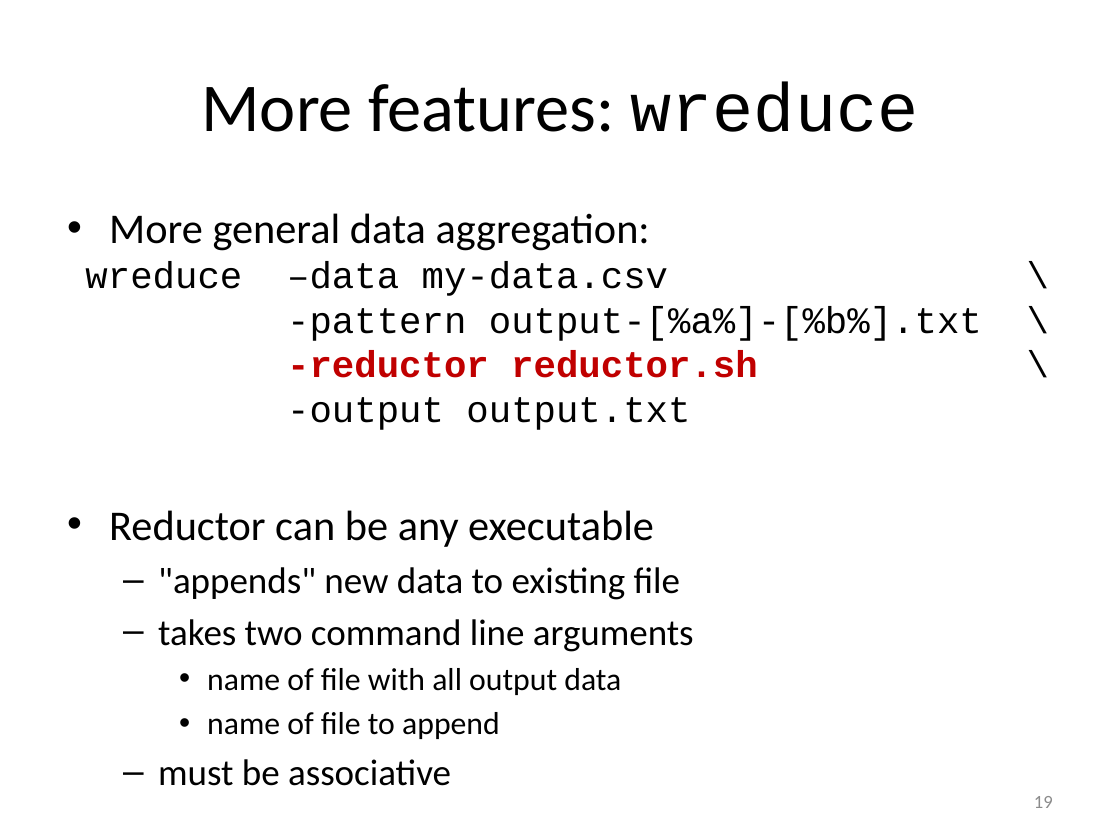
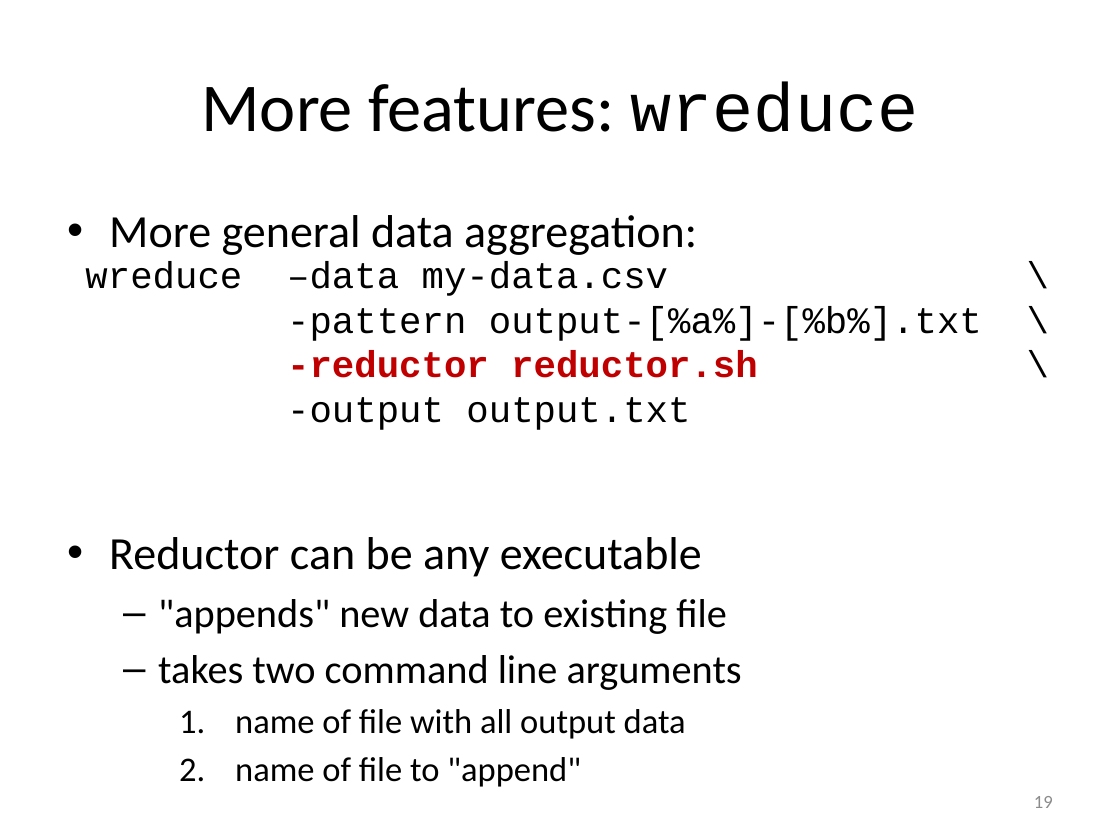
Before and after one commit to gjbex/worker, a slide deck: slide 19 of doc/worker.pptx. Drawn at 1120x840 pixels with LibreOffice and Linux fonts; fonts in the diff are those of the drawing. Boxes give left, top, right and bottom in pixels: in the first picture for what was removed or moved away, otherwise in the second. Text is boxed around its words. In the diff, an @@ line names an element or a change of style, - is before the commit and + after.

Commit message:
Add wreduce slide and example slide

```diff
--- a/doc/worker.pptx
+++ b/doc/worker.pptx
@@ text at box(109, 215, 742, 739): size 27.2 to 29.6 pt in "More general data aggregation:", "Reductor can be any executable"; size 23.8 to 25.9 pt in ""appends" new data to existing file", "takes two command line arguments"; size 20.4 to 22.2 pt in "name of file with all output data"; bullet • to 1. @@
@@ text at box(235, 757, 581, 787): text changed; size 20.4 to 22.2 pt @@
-    • name of file to append
-  – must be associative
+    2. name of file to "append"
```
Also in this commit, not shown: 5 other slides changed, 2 slides added.
